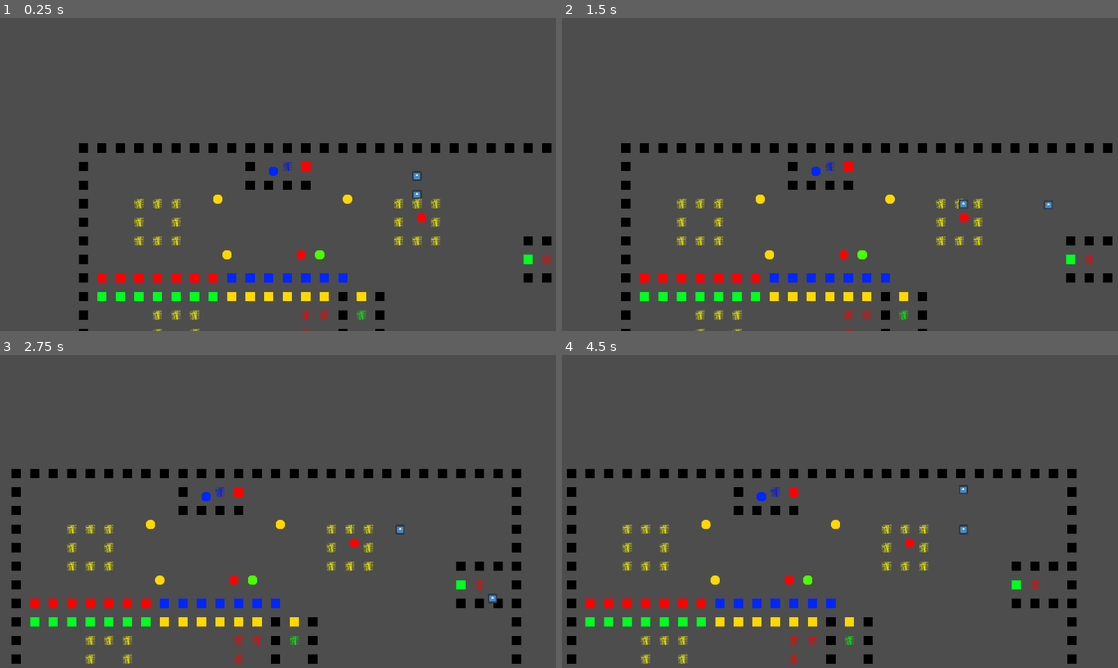
Above: before the commit, frames 1-4 (two rows, left to right).
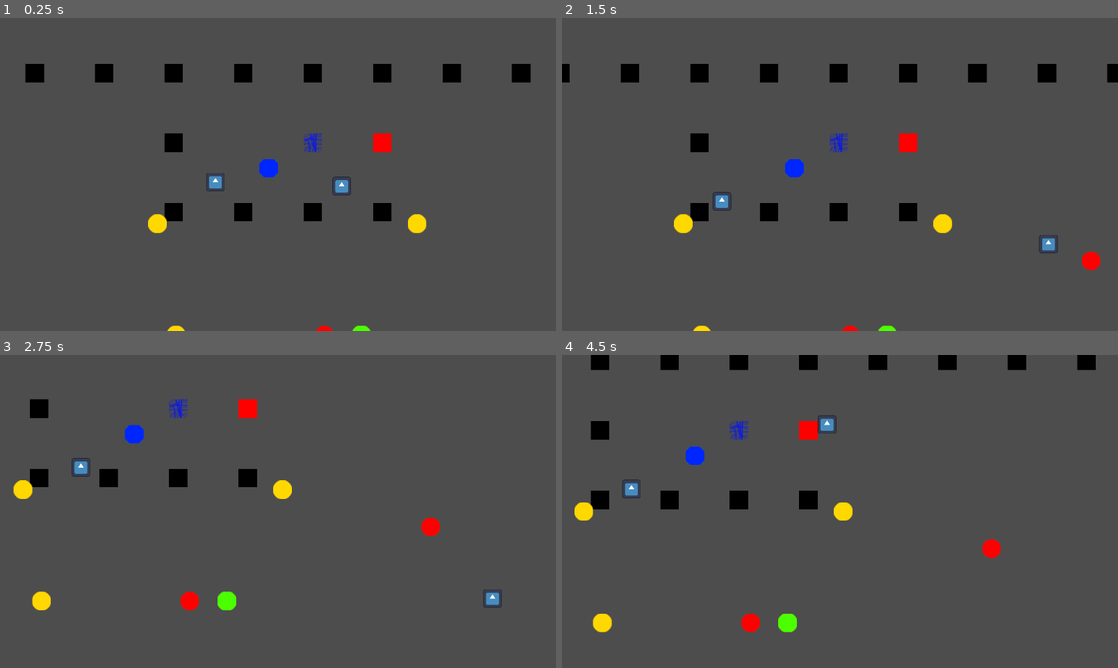
Above: after the commit, the same moments.

Repository: skycatminepokie/hackusu-25
Game: Godot game, scene res://Scenes/Levels/level3.tscn
Two runs of this game, one before a commit and one after it. Both use one fixed random seed, a clock stepped at 60 frames per second and the inputs below. This scene is started directly instead of the project's main scene. The engine's default icon, where the game draws it, is replaced by a stand-in: a white triangle on a blue panel in a dark square.
Inputs:
- Up to frame 1 (0.25 s): no input
- Up to frame 2 (1.5 s): tap Enter at 0.5 s; hold D (Right) 0.53-1.28 s; tap K (Down2) at 0.6 s; hold S (Down) from 1.28 s (still down); tap J (Left2) at 1.35 s
- Up to frame 3 (2.75 s): release S (Down) at 2.03 s; hold D (Right) from 2.03 s (still down); tap L (Right2) at 2.1 s
- Up to frame 4 (4.5 s): release D (Right) at 2.78 s; hold W (Up) 2.78-3.53 s; tap I (Up2) at 2.85 s; hold A (Left) from 3.53 s (still down); tap K (Down2) at 3.6 s; tap J (Left2) at 4.35 s

The runs differ from the first frame. In frame 1, 8.8% of the frame differs, in the area x 4-100%, y 14-100%; in frame 2, 9.0%; in frame 3, 8.4%; in frame 4, 10%, in the area x 0-96%, y 0-99%.

Commit message:
changes

Diff:
--- a/Assets/new_tile_set.tres
+++ b/Assets/new_tile_set.tres
@@ -22,6 +22,6 @@
 scenes/4/scene = ExtResource("5_8qgdk")
 
 [resource]
-tile_size = Vector2i(64, 64)
+tile_size = Vector2i(120, 120)
 sources/0 = SubResource("TileSetAtlasSource_wro8x")
 sources/5 = SubResource("TileSetScenesCollectionSource_4715n")
--- a/Scenes/Levels/level3.tscn
+++ b/Scenes/Levels/level3.tscn
@@ -20,14 +20,14 @@
 scenes/4/scene = ExtResource("5_m72he")
 
 [sub_resource type="TileSet" id="TileSet_4rsor"]
-tile_size = Vector2i(64, 64)
+tile_size = Vector2i(120, 120)
 sources/0 = SubResource("TileSetScenesCollectionSource_vao37")
 
 [sub_resource type="RectangleShape2D" id="RectangleShape2D_dn8iq"]
-size = Vector2(165, 286)
+size = Vector2(165, 670)
 
 [sub_resource type="RectangleShape2D" id="RectangleShape2D_8rb5g"]
-size = Vector2(485, 124)
+size = Vector2(977.5, 124)
 
 [node name="Level3" type="Node2D"]
 
@@ -58,38 +58,40 @@
 position = Vector2(496, 144)
 
 [node name="Player" parent="." instance=ExtResource("10_rbibl")]
-position = Vector2(480, 0)
+position = Vector2(110, 15)
 
 [node name="Player2" parent="." instance=ExtResource("11_py6x8")]
-position = Vector2(480, 64)
+position = Vector2(-108, 8)
 
 [node name="Camera2D" type="Camera2D" parent="."]
 position = Vector2(0, -5)
+zoom = Vector2(2, 2)
 
 [node name="StaticBody2D" type="StaticBody2D" parent="Camera2D"]
 
 [node name="CollisionShape2D" type="CollisionShape2D" parent="Camera2D/StaticBody2D"]
-position = Vector2(-321, 2)
+position = Vector2(-564, 26)
 shape = SubResource("RectangleShape2D_dn8iq")
 
 [node name="StaticBody2D2" type="StaticBody2D" parent="Camera2D"]
 position = Vector2(-549.557, -643.712)
 
 [node name="CollisionShape2D" type="CollisionShape2D" parent="Camera2D/StaticBody2D2"]
-position = Vector2(876.557, 655.712)
+position = Vector2(1114.56, 688.712)
 shape = SubResource("RectangleShape2D_dn8iq")
 
 [node name="StaticBody2D3" type="StaticBody2D" parent="Camera2D"]
+position = Vector2(0, 13)
 
 [node name="CollisionShape2D" type="CollisionShape2D" parent="Camera2D/StaticBody2D3"]
-position = Vector2(1, -199)
+position = Vector2(9, -347)
 shape = SubResource("RectangleShape2D_8rb5g")
 
 [node name="StaticBody2D3" type="StaticBody2D" parent="Camera2D/StaticBody2D3"]
 position = Vector2(-183.561, 736.672)
 
 [node name="CollisionShape2D" type="CollisionShape2D" parent="Camera2D/StaticBody2D3/StaticBody2D3"]
-position = Vector2(187.561, -539.672)
+position = Vector2(198.811, -419.672)
 shape = SubResource("RectangleShape2D_8rb5g")
 
 [node name="Button7" parent="." instance=ExtResource("6_mpmlh")]
